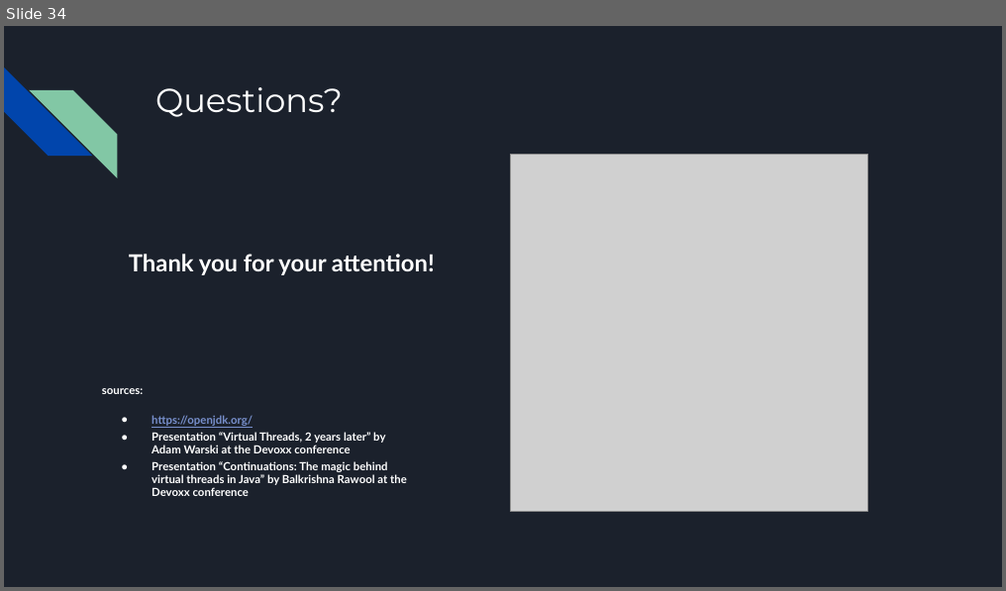
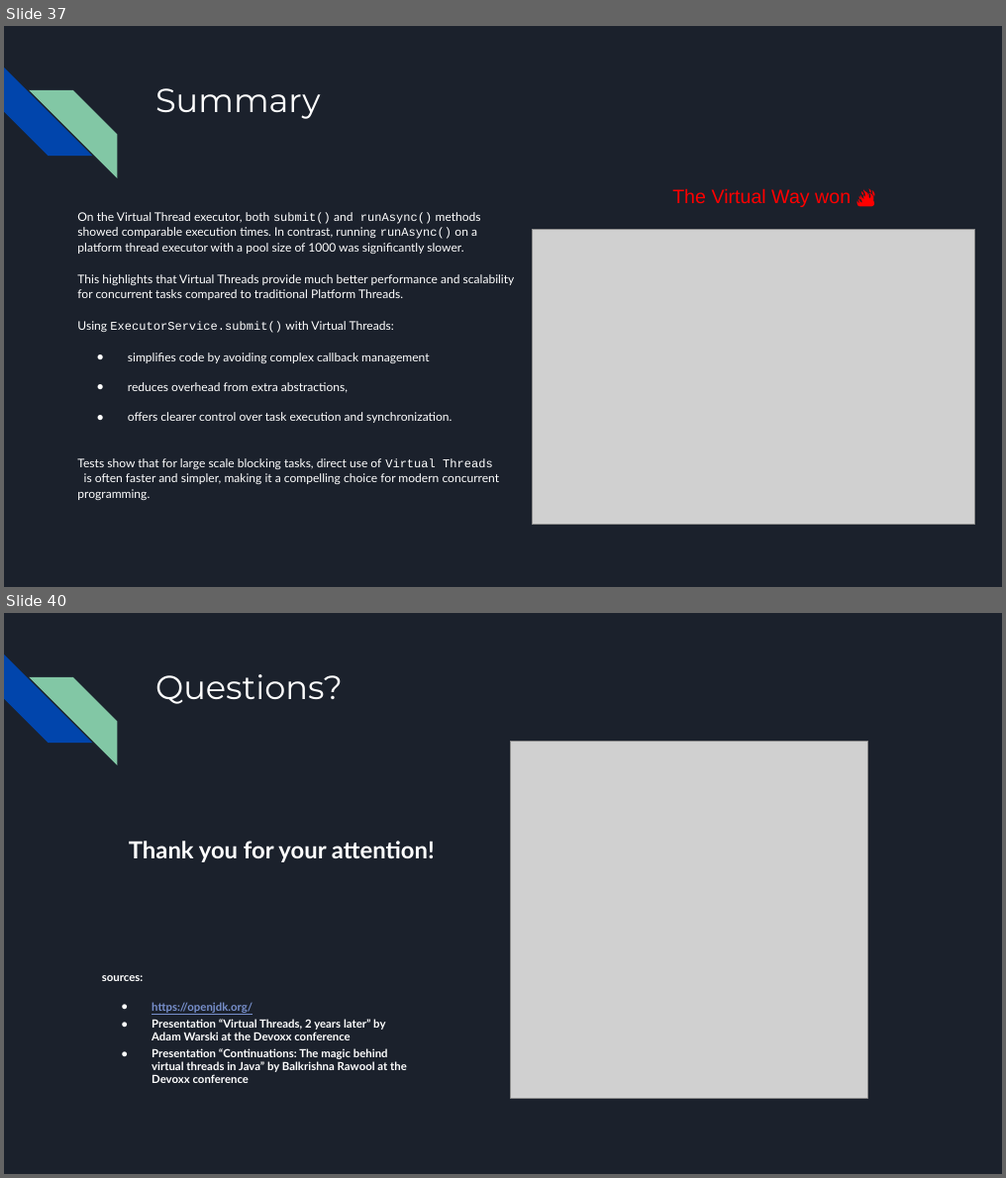
Before and after one commit to xkondix/loom-JAVA-SPRING, a slide deck: assets/Project Loom.pptx. Shown one above the other, each under a label of ours: slide 34 before the commit, slides 37 and 40 after it; the slides between them are not shown. The pictures are 1006x591 and 1006x1178 pixels, drawn with LibreOffice and Linux fonts; fonts in the diff are those of the drawing; grey boxes stand for pictures. Boxes give left, top, right and bottom in pixels: in the first picture for what was removed or moved away, otherwise in the second. Text is boxed around its words. In the diff, an @@ line names an element or a change of style, - is before the commit and + after.

```diff
--- a/assets/Project Loom.pptx
+++ b/assets/Project Loom.pptx
@@ slide 37 added at [4, 26, 1002, 587], background #1B212C; not listed: 2 template elements that a slide beside it also shows @@
@@ title added at [155, 88, 321, 119], 24 pt, text #FFFFFF @@
+Summary
@@ text added at [672, 188, 850, 207], 14 pt, text #FF0000 @@
+The Virtual Way won 🔥
@@ text added at [77, 212, 515, 500], 8.6 pt, text #FFFFFF @@
+On the Virtual Thread executor, both submit() and runAsync() methods showed comparable execution times. In contrast, running runAsync() on a platform thread executor with a pool size of 1000 was significantly slower.
+This highlights that Virtual Threads provide much better performance and scalability for concurrent tasks compared to traditional Platform Threads.
+Using ExecutorService.submit() with Virtual Threads:
+● simplifies code by avoiding complex callback management
+● reduces overhead from extra abstractions,
+● offers clearer control over task execution and synchronization.
+Tests show that for large scale blocking tasks, direct use of Virtual Threads is often faster and simpler, making it a compelling choice for modern concurrent programming.
@@ picture added at [532, 230, 974, 525] @@
@@ what was slide 34 is now slide 40 @@
```
Also in this commit, not shown: 6 slides changed, 5 other slides added, 6 other files.
